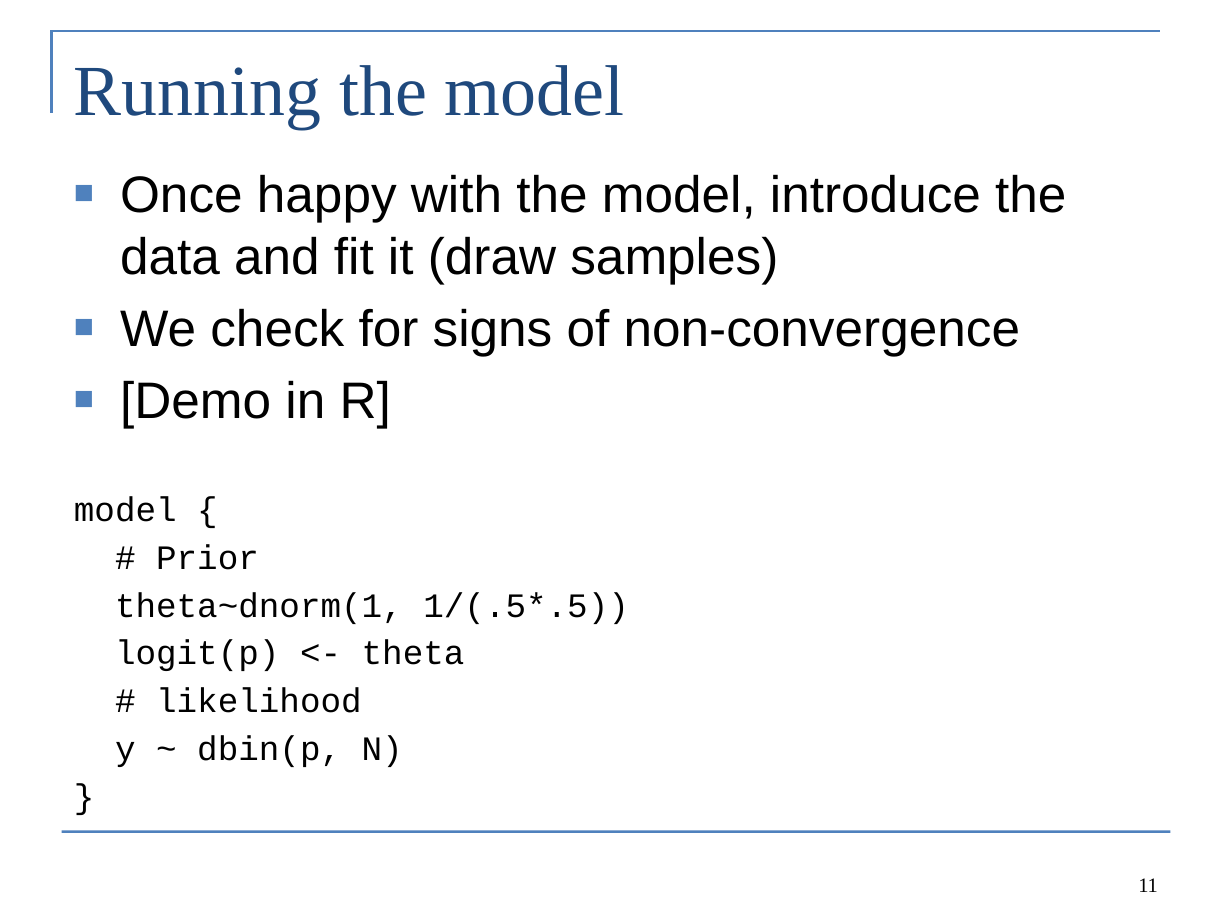
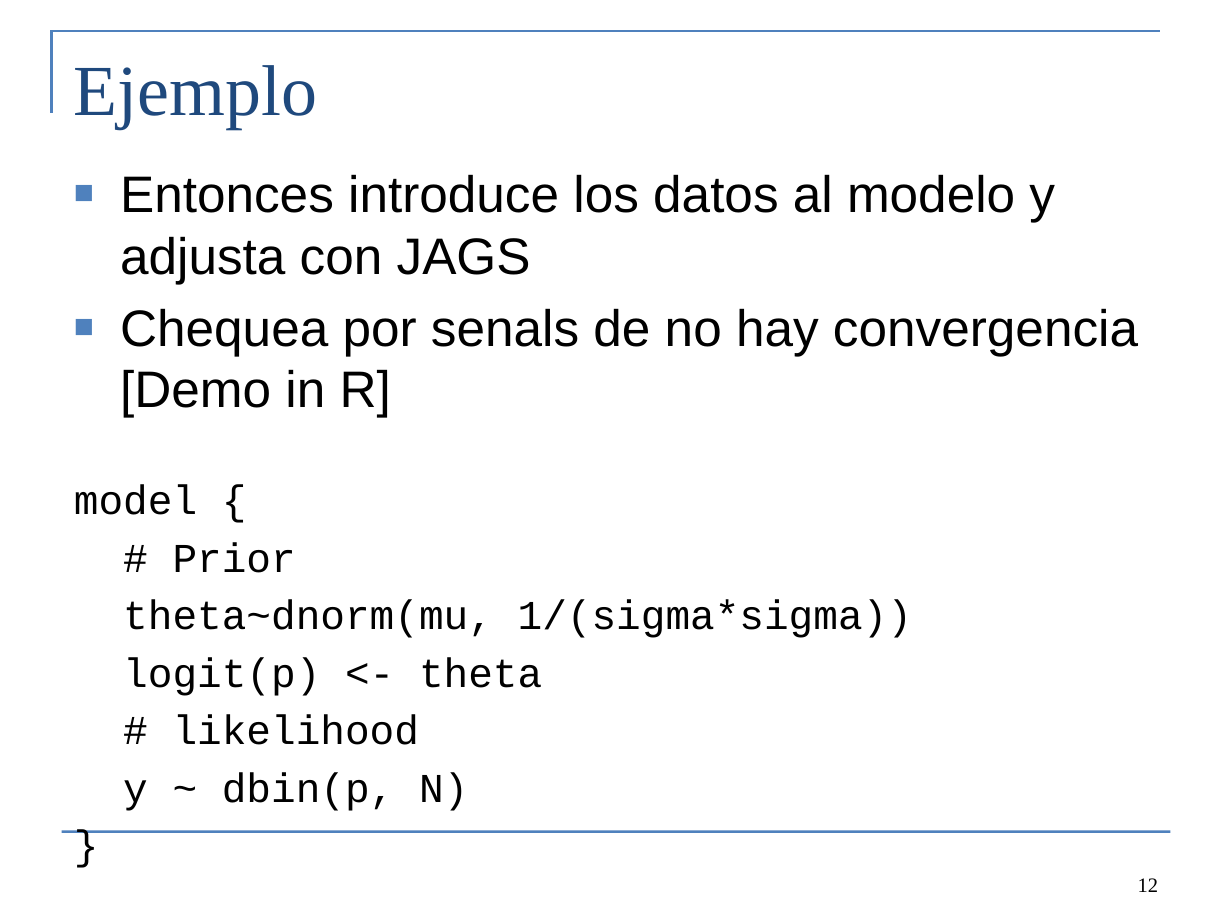
Before and after one commit to colemonnahan/bayes_workshop, a slide deck: slide 12 of dia3/lecture3_modeling.pptx (slide 11 before the commit). Drawn at 1232x924 pixels with LibreOffice and Linux fonts; fonts in the diff are those of the drawing. Boxes give left, top, right and bottom in pixels: in the first picture for what was removed or moved away, otherwise in the second. Text is boxed around its words. In the diff, an @@ line names an element or a change of style, - is before the commit and + after.

```diff
--- a/dia3/lecture3_modeling.pptx
+++ b/dia3/lecture3_modeling.pptx
@@ title at (74,65,317,129): text changed @@
-Running the model
+Ejemplo
@@ text at (120,174,1138,417): text changed @@
-■ Once happy with the model, introduce the data and fit it (draw samples)
-■ We check for signs of non-convergence
-■ [Demo in R]
+■ Entonces introduce los datos al modelo y adjusta con JAGS
+■ Chequea por senals de no hay convergencia [Demo in R]
@@ text "model {": place and size @@
-text "model {" at (74,496,629,767)
+text "model {" at (74,485,912,811)
@@ text at (74,485,542,811): size 20 to 24 pt in "model {", "# Prior", "logit(p) <- theta", "# likelihood" and 2 more places @@
@@ text at (123,600,912,638): text changed; size 20 to 24 pt @@
-theta~dnorm(1, 1/(.5*.5))
+theta~dnorm(mu, 1/(sigma*sigma))
@@ page number at (1138,878,1158,892): text changed @@
-11
+12
```
Also in this commit, not shown: 14 other slides changed, 3 slides added, 5 slides removed, 12 other files.
